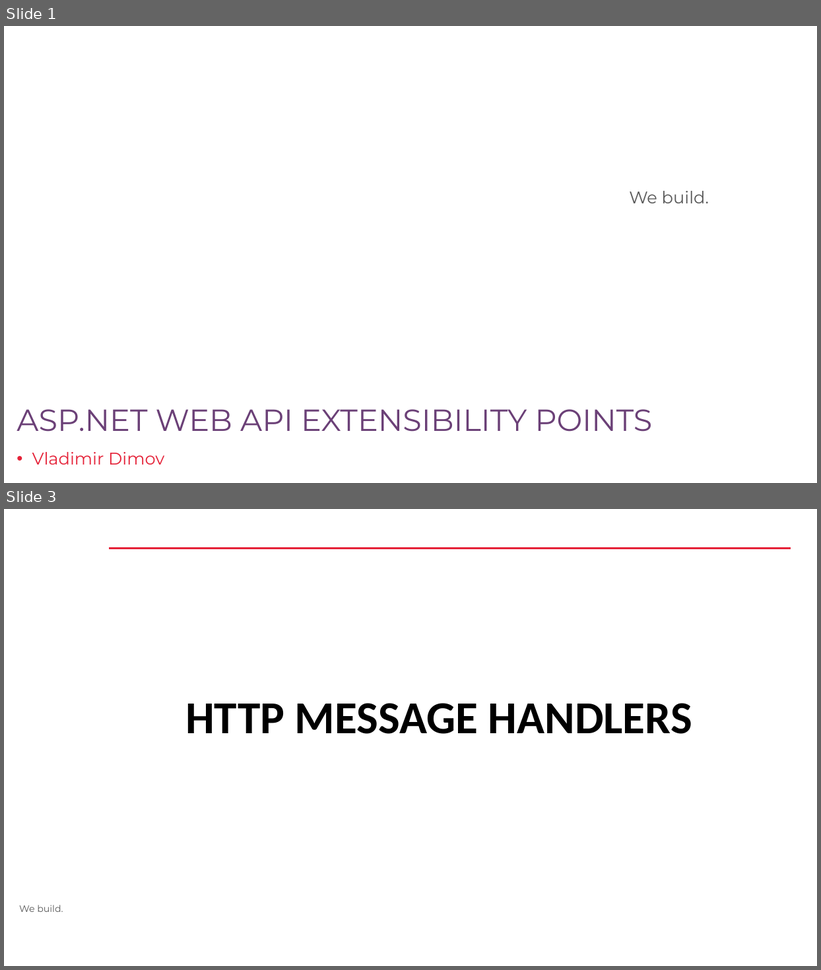
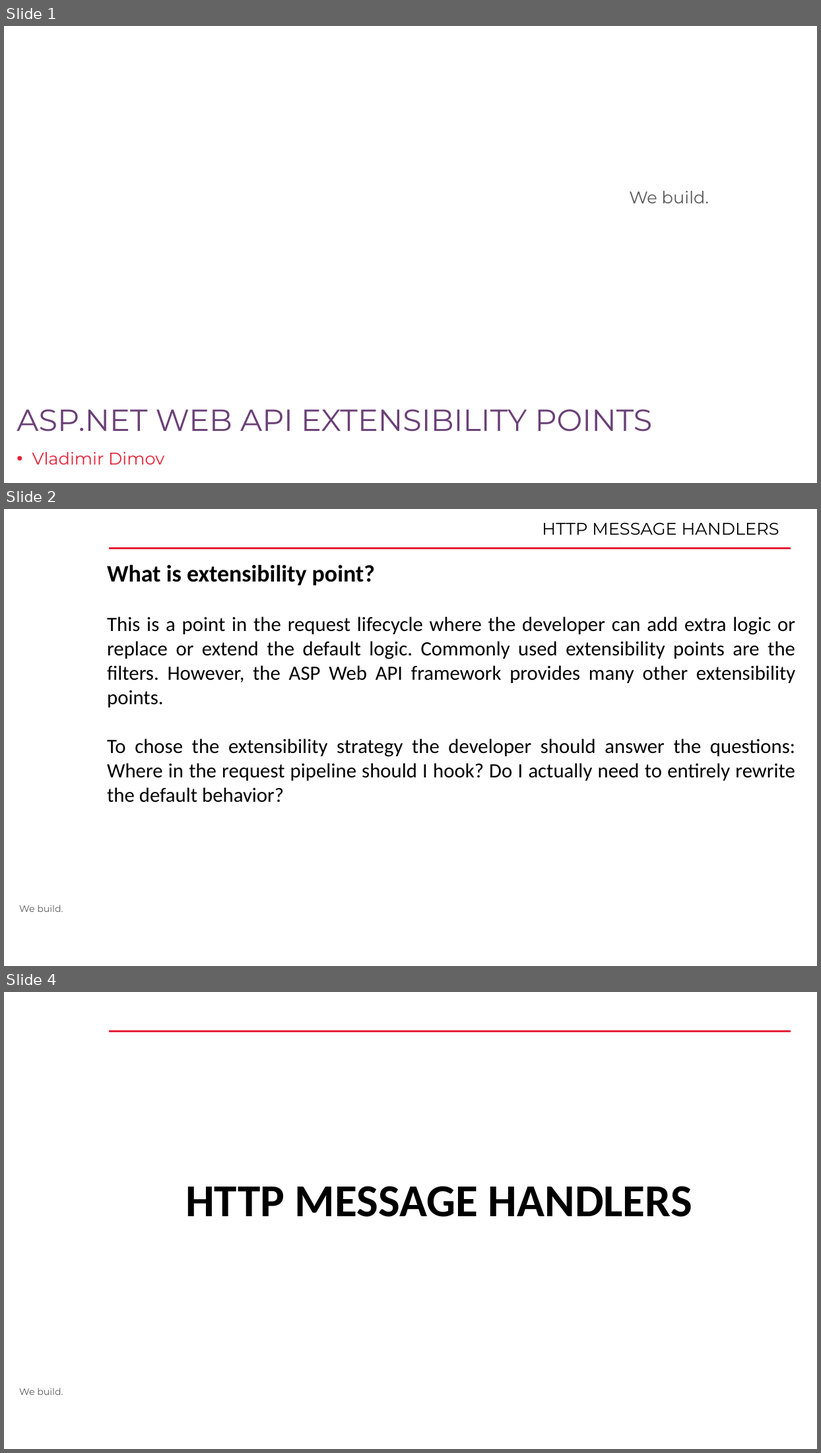
Before and after one commit to VladimirDimov/Learning, a slide deck: ASP_ExtensionPoints/Presentation/WebAPI.pptx. Shown one above the other, each under a label of ours: slides 1 and 3 before the commit, slides 1, 2 and 4 after it; the slides between them are not shown. The pictures are 821x970 and 821x1453 pixels, drawn with LibreOffice and Linux fonts; fonts in the diff are those of the drawing; background and template pictures are left out. Boxes give left, top, right and bottom in pixels: in the first picture for what was removed or moved away, otherwise in the second. Text is boxed around its words. In the diff, an @@ line names an element or a change of style, - is before the commit and + after.

```diff
--- a/ASP_ExtensionPoints/Presentation/WebAPI.pptx
+++ b/ASP_ExtensionPoints/Presentation/WebAPI.pptx
@@ slide 2 added at (x1=4, y1=509, x2=817, y2=966), background #FFFFFF; not listed: 2 template elements that a slide beside it also shows @@
@@ title added at (x1=542, y1=523, x2=780, y2=535), 20 pt, text #000000 @@
+HTTP MESSAGE HANDLERS
@@ text added at (x1=107, y1=564, x2=795, y2=803), 24 pt, text #000000 @@
+What is extensibility point?
+This is a point in the request lifecycle where the developer can add extra logic or replace or extend the default logic. Commonly used extensibility points are the filters. However, the ASP Web API framework provides many other extensibility points.
+To chose the extensibility strategy the developer should answer the questions: Where in the request pipeline should I hook? Do I actually need to entirely rewrite the default behavior?
@@ what was slide 3 is now slide 4 @@
```
Also in this commit, not shown: 3 slides changed, 13 other files.
